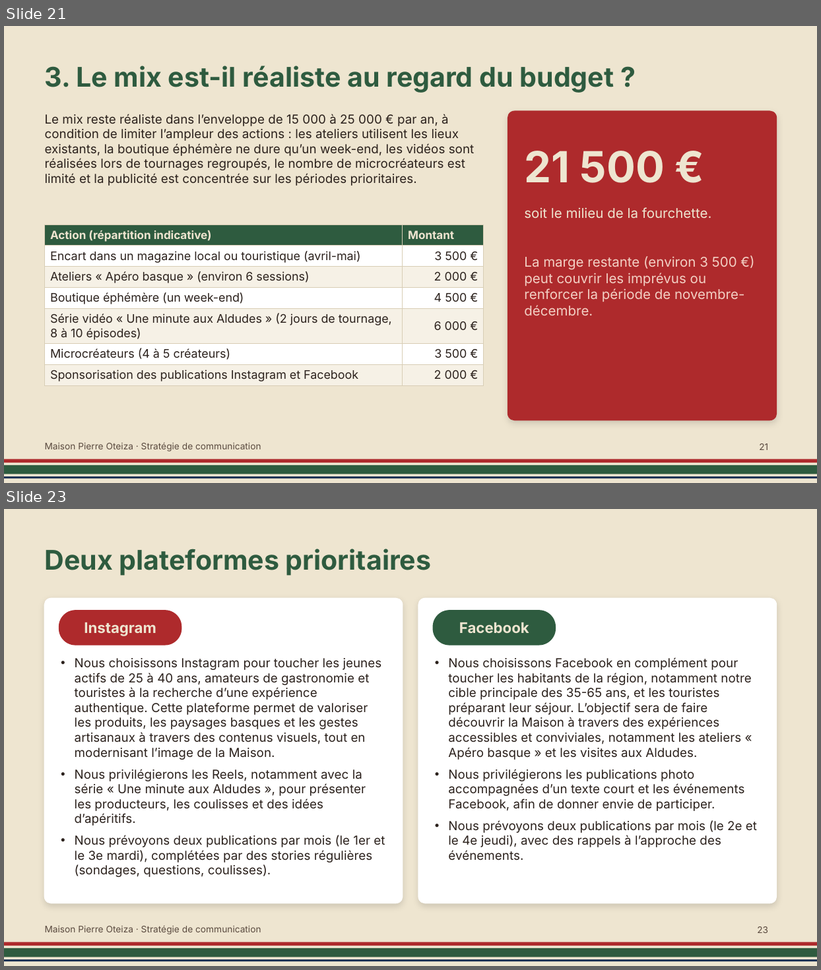
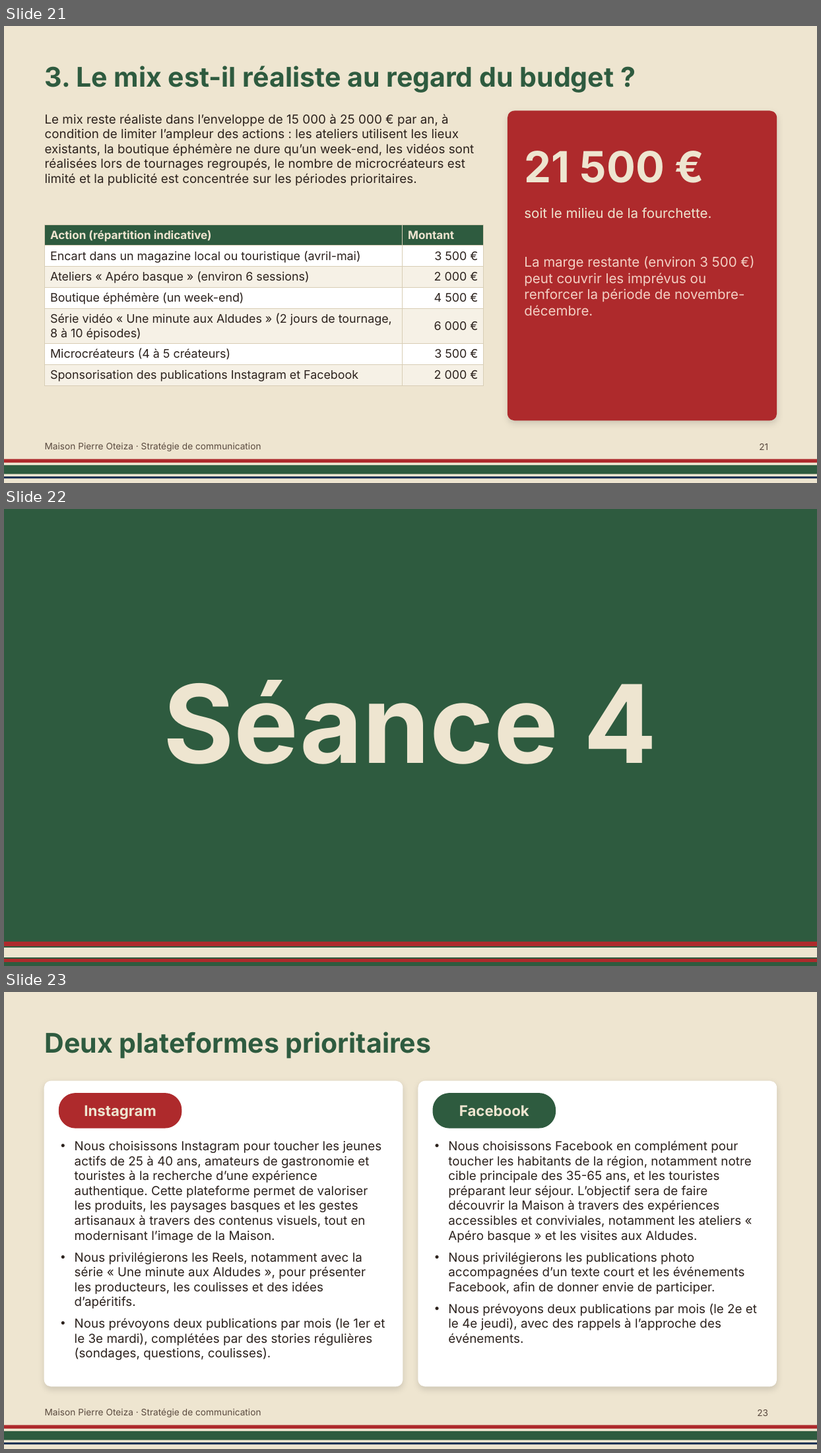
Before and after one commit to loulou64jgp/mes-skills, a slide deck: oteiza-prototype/presentation/Pierre_Oteiza_presentation.pptx. Shown one above the other, each under a label of ours: slides 21 and 23 before the commit, slides 21, 22 and 23 after it; the slides between them are not shown. The pictures are 821x970 and 821x1453 pixels, drawn with LibreOffice and Linux fonts; fonts in the diff are those of the drawing. Boxes give left, top, right and bottom in pixels: in the first picture for what was removed or moved away, otherwise in the second. Text is boxed around its words. In the diff, an @@ line names an element or a change of style, - is before the commit and + after.

```diff
--- a/oteiza-prototype/presentation/Pierre_Oteiza_presentation.pptx
+++ b/oteiza-prototype/presentation/Pierre_Oteiza_presentation.pptx
@@ slide 22 added at box(4, 509, 817, 966), background #2E5B3F @@
@@ text added at box(163, 680, 657, 764), 96 pt, text #EEE5D0, bold @@
+Séance 4
@@ rectangle added at box(4, 943, 817, 946), fill #AE2A2C, outline #AE2A2C 1 pt @@
@@ rectangle added at box(4, 949, 817, 958), fill #EEE5D0, outline #EEE5D0 1 pt @@
@@ rectangle added at box(4, 960, 817, 962), fill #AE2A2C, outline #AE2A2C 1 pt @@
```
Also in this commit, not shown: 1 slide changed, 6 other slides added, 7 slides removed, 2 other files.
